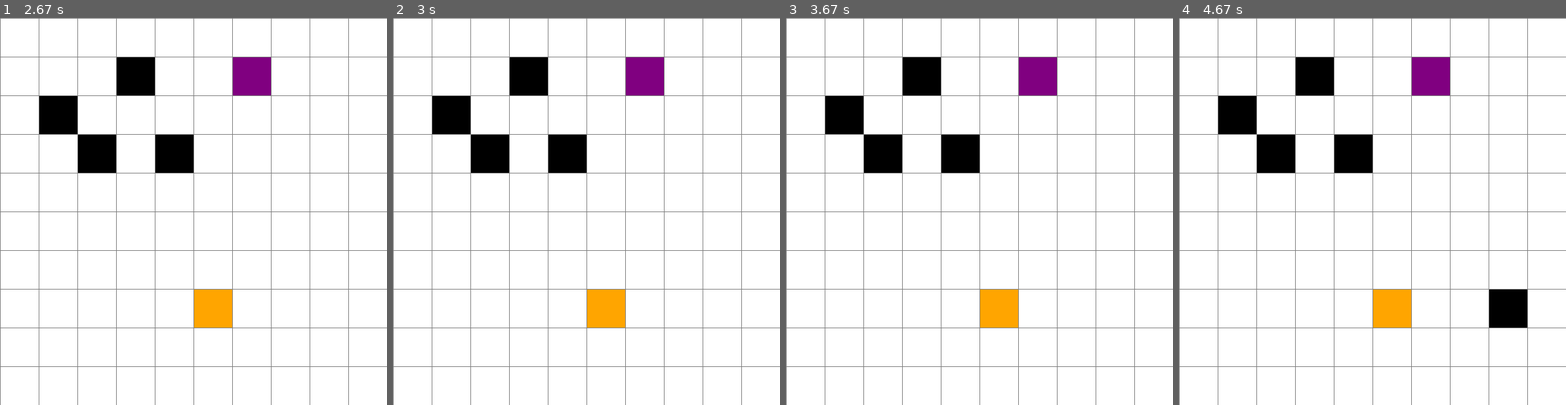
Above: before the commit, frames 1-4 (left to right).
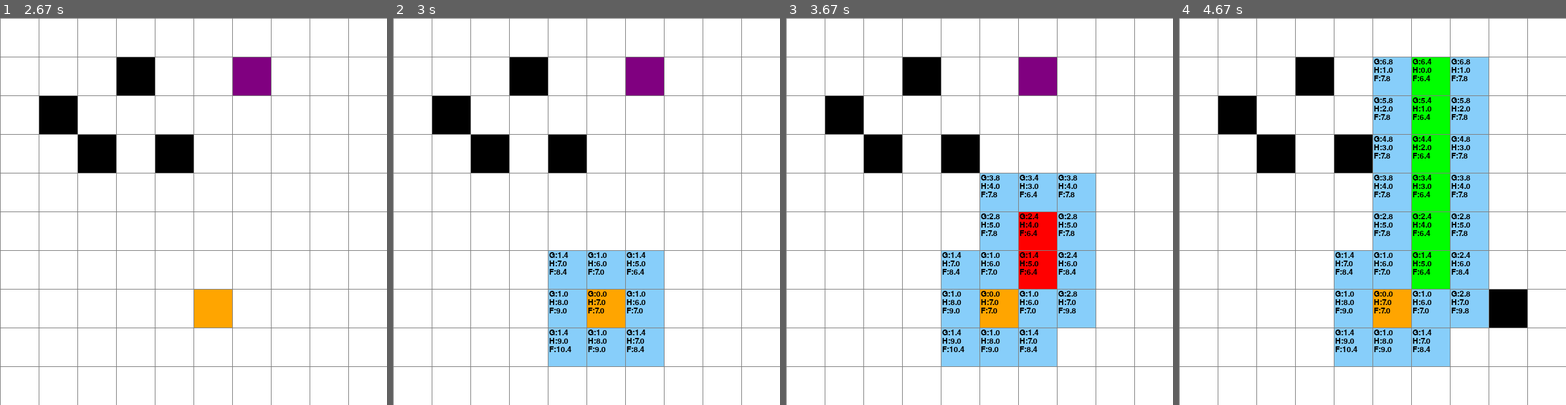
Above: after the commit, the same moments.

Repository: IlPandawa/IA_ElliotRendonLeon
Game: pygame game, started from Proyecto1/aEstrella.py
The game is run twice, just before and just after one commit, with the same random seed, the same clock (stepped at 60 frames per second) and the same inputs.
Inputs (mouse positions are in pixels of both pictures, inside the frame that each line leads up to):
- Up to frame 1 (2.67 s): right-click (193, 234) at 0.38 s; click (232, 296) at 0.72 s; hold Space 1-1.47 s; click (251, 76) at 1.08 s; click (100, 134) at 1.55 s; click (181, 145) at 1.88 s; click (131, 83) at 2.22 s; click (46, 126) at 2.55 s
- Up to frame 2 (3 s): tap Space at 2.83 s
- Up to frame 3 (3.67 s): no input
- Up to frame 4 (4.67 s): move the mouse to (1511, 300) at 4.15 s; click (1511, 300) at 4.47 s

Frame 1 is identical in both runs. In frame 2, 7.9% of the frame differs, in the area x 40-70%, y 60-90%; in frame 3, 16%; in frame 4, 24%, in the area x 40-80%, y 10-90%.

Commit message:
add: algoritmo a*
Se actualizo el cascaron para agregar el a*

Diff:
--- a/Proyecto1/aEstrella.py
+++ b/Proyecto1/aEstrella.py
@@ -1,4 +1,5 @@
 import pygame
+from queue import PriorityQueue # Para añadir a cola
 
 # Configuraciones iniciales
 ANCHO_VENTANA = 600
@@ -13,6 +14,11 @@
 ROJO = (255, 0, 0)
 NARANJA = (255, 165, 0)
 PURPURA = (128, 0, 128)
+
+AZUL = (135, 206, 250)
+
+pygame.font.init()  # para poder escribir en el tablero
+FUENTE = pygame.font.Font(None, 18)  # Fuente
 
 class Nodo:
     def __init__(self, fila, col, ancho, total_filas):
@@ -24,6 +30,22 @@
         self.ancho = ancho
         self.total_filas = total_filas
 
+        # VARIABLES PARA A*
+        self.g = float("inf")  #Costo par amoverse
+        self.h = 0      #Variable para la distancia hacia la salida
+        self.f = float("inf")  # para la suma g+h y determinar a donde debe moverse
+        self.padre = None   #PAra guardar el nodo previo de donde viene
+        self.contador = 0   #Variable para el orden de movimientos
+
+
+    # Función para actualizar los atributos
+    def actualizar_costos(self, g, h, padre, contador):
+        self.g = g  # nuevo costo
+        self.h = h  # nueva heurística
+        self.f = g + h  # nuevo valor total
+        self.padre = padre  # nodo del que viene
+        self.contador = contador  # contador de movimientos
+
     def get_pos(self):
         return self.fila, self.col
 
@@ -38,6 +60,12 @@
 
     def restablecer(self):
         self.color = BLANCO
+        # tambien hay que restablecer el nodo a neutro
+        self.g = float("inf")
+        self.h = 0
+        self.f = float("inf")
+        self.padre = None
+        self.contador = 0
 
     def hacer_inicio(self):
         self.color = NARANJA
@@ -48,8 +76,107 @@
     def hacer_fin(self):
         self.color = PURPURA
 
+    def hacer_cerrado(self):
+        self.color = ROJO
+
+    def hacer_abierto(self):  # para pintar la casilla cuando entra a la lista abierta
+        self.color = AZUL
+
+    def hacer_camino(self):
+        self.color = VERDE
+
+    def __lt__(self, otro):  # Método para comparar nodos
+        return self.f < otro.f
+
     def dibujar(self, ventana):
         pygame.draw.rect(ventana, self.color, (self.x, self.y, self.ancho, self.ancho))
+
+        # pintar los valores de g h y f
+        if self.g != float("inf") or self.h !=0:
+            textoG = FUENTE.render(f"G:{self.g:.1f}", True, NEGRO)
+            textoH = FUENTE.render(f"H:{self.h:.1f}", True, NEGRO)
+            textoF = FUENTE.render(f"F:{self.f:.1f}", True, NEGRO)
+            ventana.blit(textoG, (self.x + 2, self.y + 2))
+            ventana.blit(textoH, (self.x + 2, self.y + 15))
+            ventana.blit(textoF, (self.x + 2, self.y + 28))
+
+
+# Función para obtener la distancia hacia la salida
+def heuristica(pos1, pos2):
+    x1, y1 = pos1
+    x2, y2 = pos2
+    return abs(x1 - x2) + abs(y1 - y2)
+
+# Función para obtener las casillas cercanas incluyendo las casillas en diagonal
+def obtener_cercanas(nodo, grid):
+    filas = nodo.total_filas
+    listaAbierta = []
+
+    #Costo de los movimientos
+    movimientos = [
+        (-1, 0, 1), (1, 0, 1),          #movimientos verticales
+        (0, -1, 1), (0, 1, 1),          #movimientos horizontal
+        (-1, -1, 1.4), (-1, 1, 1.4),    #movimientos en diagonal
+        (1, -1, 1.4), (1, 1, 1.4)
+    ]
+
+    for df, dc, costo in movimientos:
+        nf = nodo.fila + df
+        nc = nodo.col + dc
+        if 0 <= nf < filas and 0 <= nc < filas:
+            vecino = grid[nf][nc]
+            if not vecino.es_pared():  # ignora paredes como casilla valida
+                listaAbierta.append((vecino, costo))
+    return listaAbierta
+
+def reconstruir_camino(nodo_actual, ventana, grid, filas, ancho):
+    # traza el camino calculado por el algoritmo
+    while nodo_actual.padre is not None:
+        nodo_actual.hacer_camino()
+        nodo_actual = nodo_actual.padre
+        dibujar(ventana, grid, filas, ancho)  # actualiza el tablero
+
+# ALGORITMO A*
+def aEstrella(grid, inicio, fin, ventana, ancho):
+    # implementación del algoritmo a*
+    open_set = PriorityQueue()
+    open_set.put((inicio.f, inicio))  # inicia con el nodo de inicio
+    visitados = set()
+    contador = 1
+
+    # inicializa nodo inicial
+    inicio.actualizar_costos(0, heuristica(inicio.get_pos(), fin.get_pos()), None, contador)
+
+    while not open_set.empty():
+        for event in pygame.event.get():
+            if event.type == pygame.QUIT:
+                pygame.quit()
+                return False
+
+        nodo_actual = open_set.get()[1]  # obtiene nodo con menor f
+
+        if nodo_actual == fin:
+            reconstruir_camino(fin, ventana, grid, len(grid), ancho)
+            return True
+
+        for vecino, costo in obtener_cercanas(nodo_actual, grid):
+            nuevo_g = nodo_actual.g + costo
+            if nuevo_g < vecino.g:  # encuentra mejor camino
+                contador += 1
+                nuevo_h = heuristica(vecino.get_pos(), fin.get_pos())
+                vecino.actualizar_costos(nuevo_g, nuevo_h, nodo_actual, contador)
+                if vecino not in visitados:
+                    open_set.put((vecino.f, vecino))
+                    visitados.add(vecino)
+                vecino.hacer_abierto()
+
+        if nodo_actual != inicio:
+            nodo_actual.hacer_cerrado()
+
+        dibujar(ventana, grid, len(grid), ancho)
+        pygame.time.delay(300)  # pausa para visualización
+
+    return False  # no hay camino
 
 def crear_grid(filas, ancho):
     grid = []
@@ -114,6 +241,15 @@
                 elif nodo != fin and nodo != inicio:
                     nodo.hacer_pared()
 
+            if event.type == pygame.KEYDOWN:
+                if event.key == pygame.K_SPACE and inicio and fin:
+                    # Resetear nodos previos
+                    for fila in grid:
+                        for nodo in fila:
+                            if nodo.color == VERDE or nodo.color == ROJO or nodo.color == AZUL:
+                                nodo.restablecer()
+                    aEstrella(grid, inicio, fin, ventana, ancho)
+
             elif pygame.mouse.get_pressed()[2]:  # Click derecho
                 pos = pygame.mouse.get_pos()
                 fila, col = obtener_click_pos(pos, FILAS, ancho)
